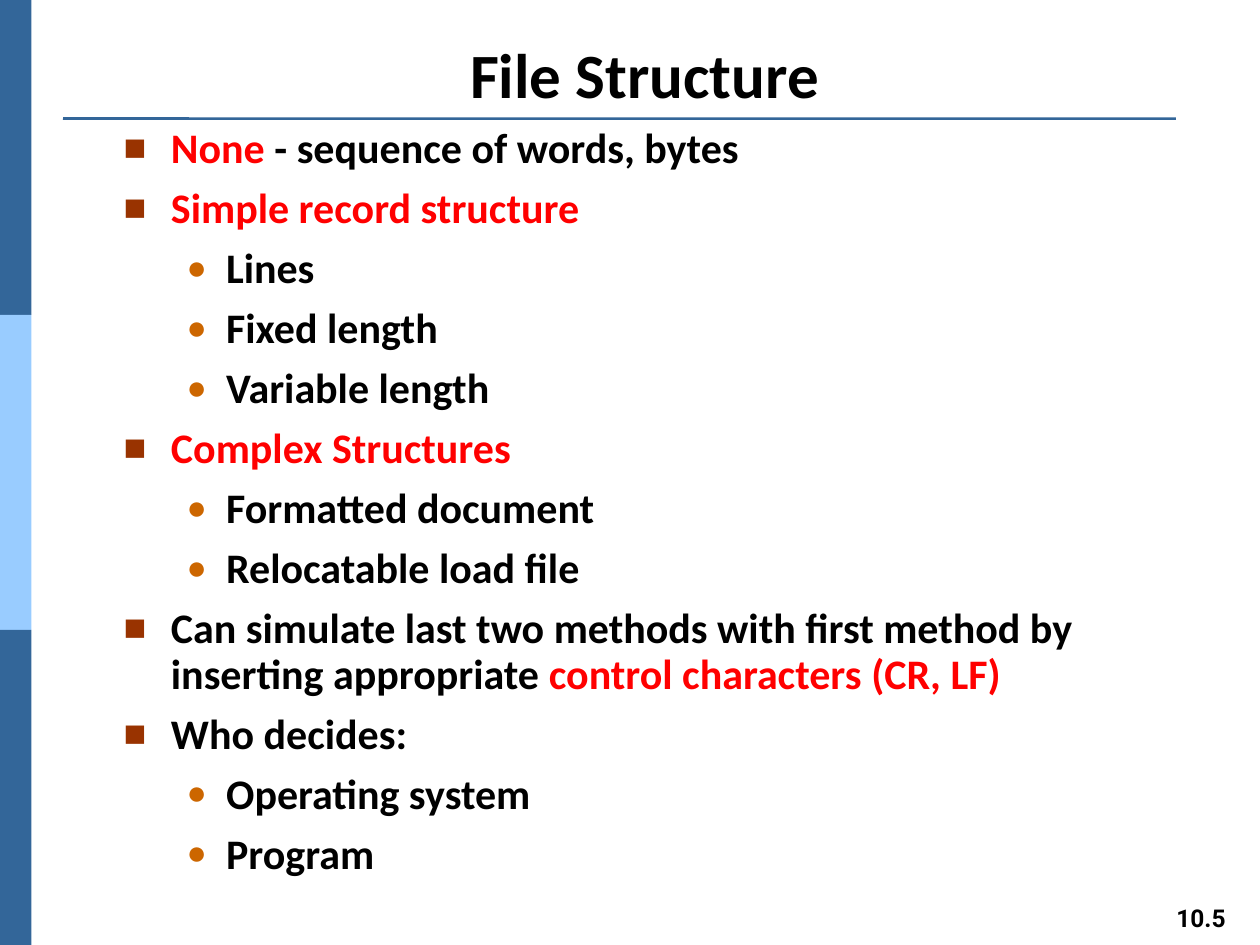
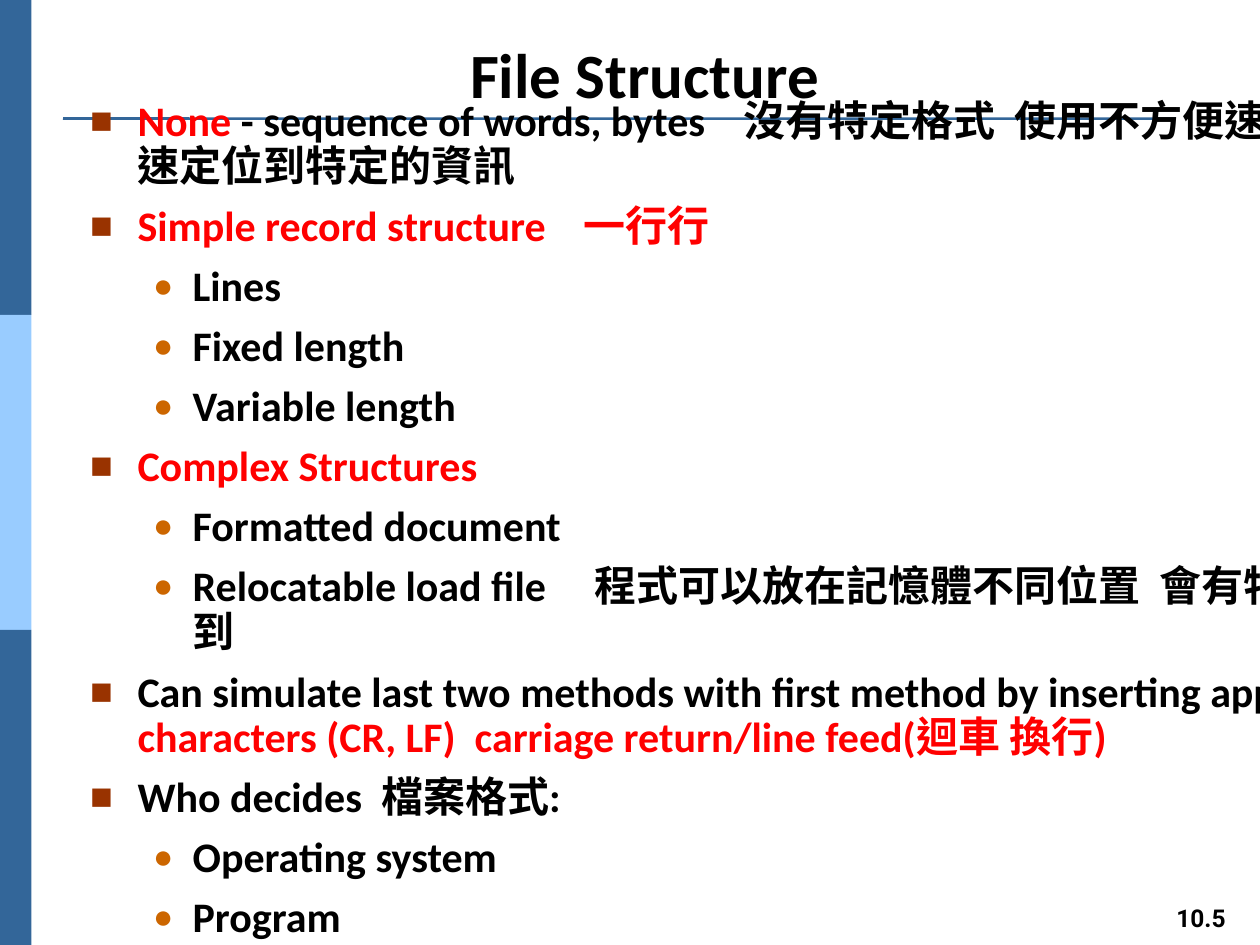
Before and after one commit to Yang09701194/OS_Learning, a slide deck: slide 5 of ch10.pptx. Drawn at 1260x945 pixels with LibreOffice and Linux fonts; fonts in the diff are those of the drawing. Boxes give left, top, right and bottom in pixels: in the first picture for what was removed or moved away, otherwise in the second. Text is boxed around its words. In the diff, an @@ line names an element or a change of style, - is before the commit and + after.

Commit message:
20200530

```diff
--- a/ch10.pptx
+++ b/ch10.pptx
@@ text "None - sequence of words, ...": place and size @@
-text "None - sequence of words, ..." at box(171, 133, 1072, 750)
+text "None - sequence of words, ..." at box(138, 94, 1260, 939)
@@ text at box(138, 94, 1260, 248): text changed; text colour #FF0000 to #000000 @@
-■ None - sequence of words, bytes
-■ Simple record structure
+■ None - sequence of words, bytes 沒有特定格式 使用不方便速度慢 沒辦法迅速定位到特定的資訊
+■ Simple record structure 一行行
@@ text at box(138, 564, 1260, 816): text changed @@
-  ● Relocatable load file
-■ Can simulate last two methods with first method by inserting appropriate control characters (CR, LF)
-■ Who decides:
+  ● Relocatable load file 程式可以放在記憶體不同位置 會有特定格式才能做到
+■ Can simulate last two methods with first method by inserting appropriate control characters (CR, LF) carriage return/line feed(迴車 換行)
+■ Who decides 檔案格式:
```
Also in this commit, not shown: 10 other slides changed.
